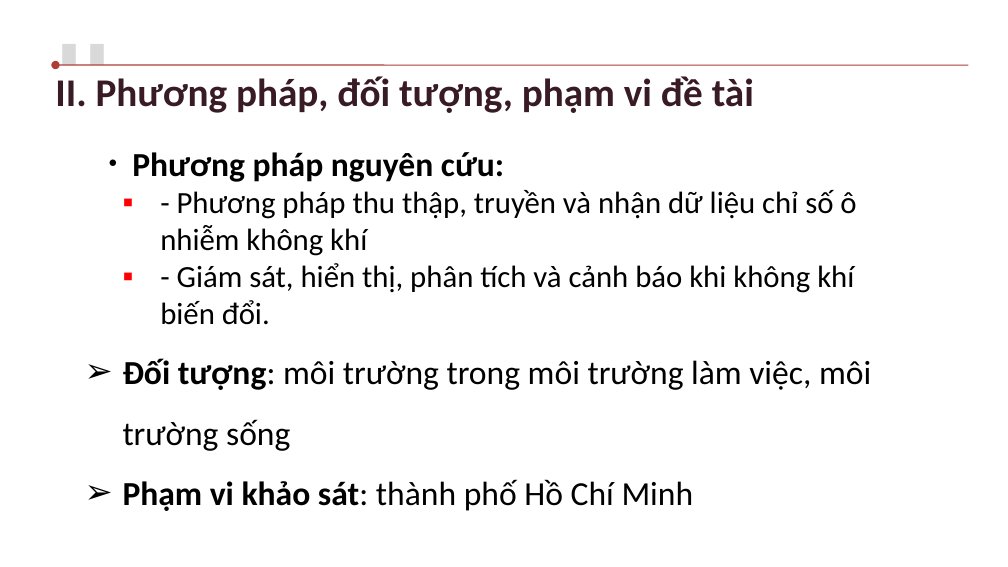
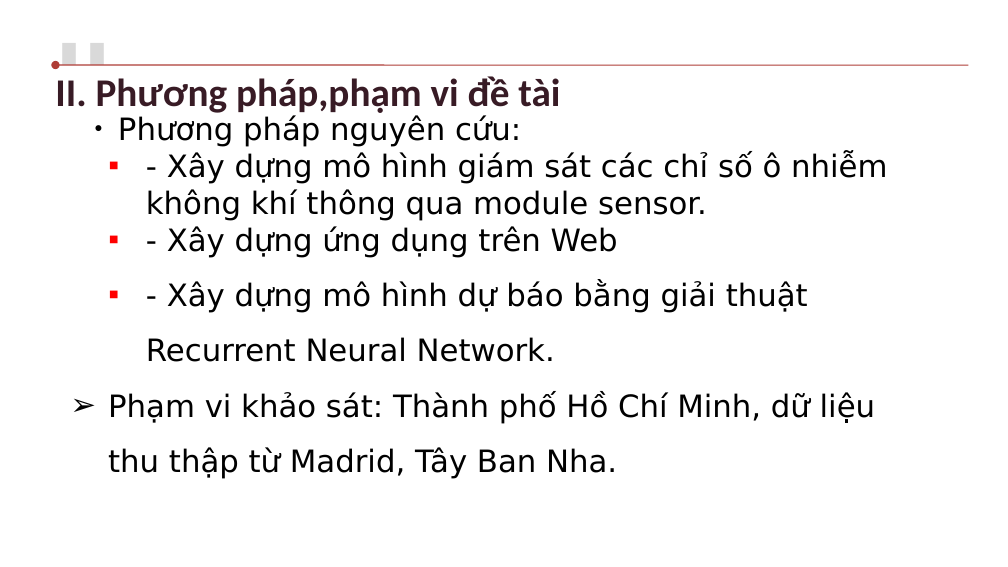
Before and after one commit to huynhnguyenv2/luanvan2019, a slide deck: slide 4 of Presentation.pptx. Drawn at 1008x567 pixels with LibreOffice and Linux fonts; fonts in the diff are those of the drawing. Boxes give left, top, right and bottom in pixels: in the first picture for what was removed or moved away, otherwise in the second. Text is boxed around its words. In the diff, an @@ line names an element or a change of style, - is before the commit and + after.

```diff
--- a/Presentation.pptx
+++ b/Presentation.pptx
@@ text at [55,76,560,116]: text changed @@
-II. Phương pháp, đối tượng, phạm vi đề tài
+II. Phương pháp,phạm vi đề tài
@@ text "Phương pháp nguyên cứu:": place and size @@
-text "Phương pháp nguyên cứu:" at [123,152,871,511]
+text "Phương pháp nguyên cứu:" at [108,115,887,479]
@@ text at [118,115,521,147]: size 24 to 22 pt, font Calibri to DejaVu Sans, bold off in "Phương pháp nguyên cứu:" @@
@@ text at [108,152,887,479]: text changed; font Calibri to DejaVu Sans @@
-  ▪ - Phương pháp thu thập, truyền và nhận dữ liệu chỉ số ô nhiễm không khí
-  ▪ - Giám sát, hiển thị, phân tích và cảnh báo khi không khí biến đổi.
-➢ Đối tượng: môi trường trong môi trường làm việc, môi trường sống
-➢ Phạm vi khảo sát: thành phố Hồ Chí Minh
+  ▪ - Xây dựng mô hình giám sát các chỉ số ô nhiễm không khí thông qua module sensor.
+  ▪ - Xây dựng ứng dụng trên Web
+  ▪ - Xây dựng mô hình dự báo bằng giải thuật Recurrent Neural Network.
+➢ Phạm vi khảo sát: Thành phố Hồ Chí Minh, dữ liệu thu thập từ Madrid, Tây Ban Nha.
```
Also in this commit, not shown: 9 other slides changed, 8 slides added, 15 other files.
